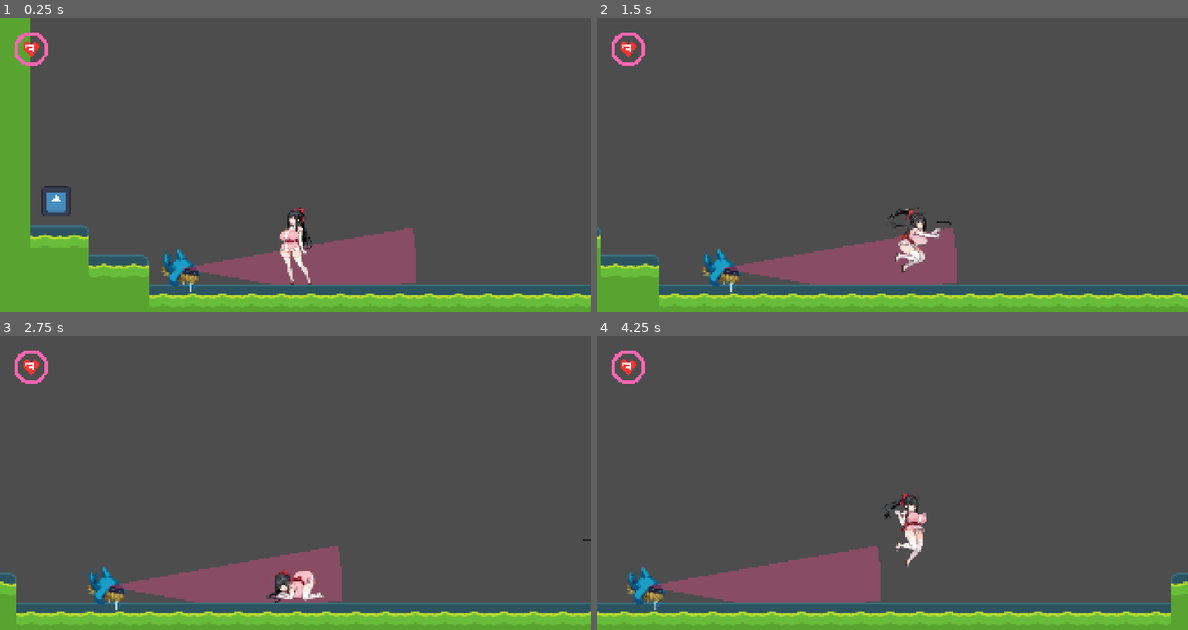
Above: before the commit, frames 1-4 (two rows, left to right).
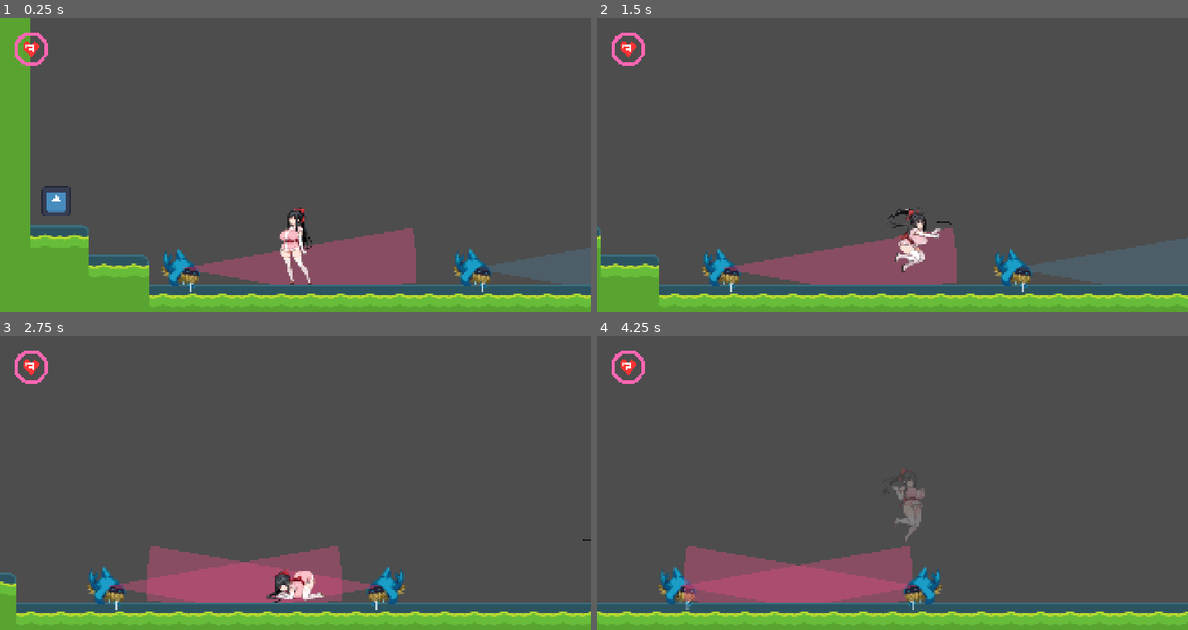
Above: after the commit, the same moments.

Repository: tea-X09A/Suzuran
Game: Godot game, scene res://scenes/levels/level0.tscn
Two runs of this game, one before a commit and one after it. Both use one fixed random seed, a clock stepped at 60 frames per second and the inputs below. The engine's default icon, where the game draws it, is replaced by a stand-in: a white triangle on a blue panel in a dark square.
Inputs:
- Up to frame 1 (0.25 s): no input
- Up to frame 2 (1.5 s): hold D (right) from 0.53 s (still down); tap F (fight) at 0.6 s; tap Space (jump) at 0.77 s; tap C (shooting) at 1.35 s
- Up to frame 3 (2.75 s): tap Space (jump) at 1.52 s; release D (right) at 2.03 s; hold A (left) from 2.03 s (still down); hold S (squat) from 2.03 s (still down)
- Up to frame 4 (4.25 s): release A (left) at 2.78 s; release S (squat) at 2.78 s; hold D (right) from 2.78 s (still down); tap Shift at 2.85 s; tap Space (jump) at 3.02, 3.77 s; tap F (fight) at 3.6 s

The runs differ from the first frame. In frame 1, 1.9% of the frame differs, in the area x 76-100%, y 78-94%; in frame 2, 3.2%; in frame 3, 4.4%; in frame 4, 8.5%, in the area x 0-100%, y 11-99%.

Commit message:
Add shield system and HP depletion during CAPTURE state
- Add shield counter (initial value: 3) displayed in heart icon
- Implement shield decrement on enemy hitbox collision with knockback animation
- Transition to CAPTURE state when shield reaches 0
- Add HP depletion during CAPTURE animation (1 per second)
- Update HP gauge to decrease clockwise from pink to grey
- Connect UI elements to player state for real-time updates

🤖 Generated with [Claude Code](https://claude.com/claude-code)

Co-Authored-By: Claude <noreply@anthropic.com>

Diff:
--- a/scenes/levels/level0.tscn
+++ b/scenes/levels/level0.tscn
@@ -313,3 +313,6 @@
 
 [node name="Enemy" parent="." instance=ExtResource("5_ry65h")]
 position = Vector2(-256, 80)
+
+[node name="Enemy" parent="Enemy" instance=ExtResource("5_ry65h")]
+position = Vector2(632, 0)
--- a/scripts/enemies/base_enemy.gd
+++ b/scripts/enemies/base_enemy.gd
@@ -337,6 +337,19 @@
 	if body.has_method("is_invincible") and body.is_invincible():
 		return false
 
+	# 敵からプレイヤーへの方向を計算
+	var direction_to_player: Vector2 = (body.global_position - global_position).normalized()
+
+	# プレイヤーの敵ヒット処理を呼び出す
+	var should_knockback: bool = false
+	if body.has_method("handle_enemy_hit"):
+		should_knockback = body.handle_enemy_hit(direction_to_player)
+
+	# knockback処理が実行された場合はここで終了
+	if should_knockback:
+		return true
+
+	# シールドが0の場合、CAPTURE状態へ遷移
 	# プレイヤーの速度を完全に停止（水平・垂直ともに0にして動作の反動を残さない）
 	if body is CharacterBody2D:
 		body.velocity = Vector2.ZERO
--- a/scripts/player/player.gd
+++ b/scripts/player/player.gd
@@ -57,6 +57,12 @@
 var original_box_positions: Dictionary = {}
 # CAPTURE状態時に使用するアニメーション名
 var capture_animation_name: String = "enemy_01_normal_idle"
+# シールド残量（初期値3）
+var shield_count: int = 3
+# 現在のHP（初期値100）
+var current_hp: float = 100.0
+# UI HPゲージへの参照
+var hp_gauge: Control = null
 
 # ======================== ステート管理システム ========================
 
@@ -73,6 +79,7 @@
 	condition = initial_condition
 	GRAVITY = ProjectSettings.get_setting("physics/2d/default_gravity")
 	_initialize_systems()
+	_initialize_ui()
 
 ## システムコンポーネントの初期化
 func _initialize_systems() -> void:
@@ -129,6 +136,17 @@
 	# 初期のsprite向きに基づいて位置を更新
 	_update_box_positions(sprite_2d.flip_h)
 
+## UIシステムの初期化
+func _initialize_ui() -> void:
+	# CanvasLayerからHPGaugeノードを探す
+	var canvas_layer: CanvasLayer = get_tree().root.get_node_or_null("Level0/CanvasLayer")
+	if canvas_layer:
+		hp_gauge = canvas_layer.get_node_or_null("HPGauge")
+		if hp_gauge:
+			# シールド値とHP値を初期化
+			hp_gauge.hp_value = shield_count
+			hp_gauge.progress = current_hp / 100.0
+
 # ======================== メイン処理ループ ========================
 
 ## 物理演算ステップごとの更新処理（移動・物理系）
@@ -238,3 +256,33 @@
 	if down_state:
 		# ダメージ適用（ダメージ量は現在使用していないため0）
 		down_state.handle_damage(0, effect_type, direction, force)
+
+## 敵のhitboxとの衝突処理
+func handle_enemy_hit(enemy_direction: Vector2) -> bool:
+	# 無敵状態の場合は何もしない
+	if is_invincible():
+		return false
+
+	# シールドが残っている場合
+	if shield_count > 0:
+		# シールドを1減らす
+		shield_count -= 1
+		# UIを更新
+		if hp_gauge:
+			hp_gauge.hp_value = shield_count
+
+		# knockback処理（トラップのknockbackと同じ処理）
+		var down_state: DownState = state_instances.get("DOWN") as DownState
+		if down_state:
+			# knockbackエフェクトを適用（force=500.0はトラップと同じ）
+			down_state.handle_damage(0, "knockback", enemy_direction, 500.0)
+
+		print("シールド減少: 残り", shield_count)
+		return true
+
+	# シールドが0の場合はCAPTURE状態へ
+	else:
+		# 速度を完全に停止
+		velocity = Vector2.ZERO
+		print("シールド0: CAPTURE状態へ移行")
+		return false  # CAPTUREは敵側で処理する
--- a/scripts/player/states/capture_state.gd
+++ b/scripts/player/states/capture_state.gd
@@ -45,6 +45,9 @@
 		apply_gravity(delta)
 	else:
 		player.velocity.y = 0.0
+
+	# HP減少処理（毎秒1ずつ減少）
+	_update_hp_depletion(delta)
 
 # ======================== 入力処理 ========================
 
@@ -179,3 +182,18 @@
 	player.fall_hurtbox_collision.disabled = false
 	player.walk_hurtbox_collision.disabled = false
 	player.fighting_hitbox_collision.disabled = false
+
+# ======================== HP減少処理 ========================
+
+## CAPTURE状態時のHP減少処理
+func _update_hp_depletion(delta: float) -> void:
+	# 毎秒1ずつHP減少
+	player.current_hp -= delta
+
+	# HPが0未満にならないようにクランプ
+	if player.current_hp < 0.0:
+		player.current_hp = 0.0
+
+	# UIのHPゲージを更新
+	if player.hp_gauge:
+		player.hp_gauge.progress = player.current_hp / 100.0
--- a/scripts/ui/circular_progress.gd
+++ b/scripts/ui/circular_progress.gd
@@ -132,10 +132,9 @@
 func _draw() -> void:
 	var center: Vector2 = size / 2.0
 	var start_angle: float = -PI / 2  # 12時の位置から開始
-	var end_angle: float = start_angle + TAU * progress  # 時計回りに進行
 
 	# 円形ゲージをドットで描画
-	_draw_dotted_gauge(center, start_angle, end_angle)
+	_draw_dotted_gauge(center, start_angle)
 
 	# ハートの描画
 	_draw_heart(center)
@@ -143,7 +142,7 @@
 	# ドット数字の描画
 	_draw_dot_number(center, hp_value)
 
-func _draw_dotted_gauge(center: Vector2, start_angle: float, end_angle: float) -> void:
+func _draw_dotted_gauge(center: Vector2, start_angle: float) -> void:
 	var dot_count: int = 64  # 円周上に配置するドットの総数
 	var dot_size: float = 10.0  # ドットのサイズ（ピクセル）
 	var angle_step: float = TAU / float(dot_count)
@@ -155,11 +154,12 @@
 		var rect: Rect2 = Rect2(pos - Vector2(dot_size / 2.0, dot_size / 2.0), Vector2(dot_size, dot_size))
 		draw_rect(rect, background_color)
 
-	# プログレスのドット（ピンク）- 正方形
+	# プログレスのドット（ピンク）- 正方形（時計回りに描画）
 	if progress > 0.0:
 		var progress_dot_count: int = int(float(dot_count) * progress)
 		for i in range(progress_dot_count):
-			var angle: float = start_angle + float(i) * angle_step
+			# 時計回りにするため angle_step を引く
+			var angle: float = start_angle - float(i) * angle_step
 			var pos: Vector2 = center + Vector2(cos(angle), sin(angle)) * radius
 			var rect: Rect2 = Rect2(pos - Vector2(dot_size / 2.0, dot_size / 2.0), Vector2(dot_size, dot_size))
 			draw_rect(rect, gauge_color)
